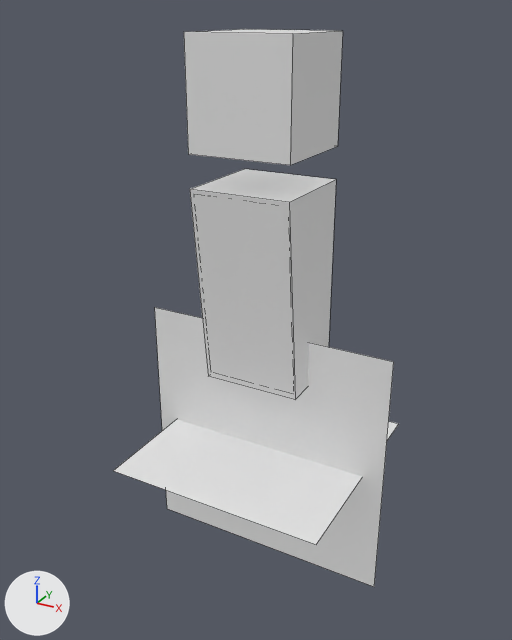
The Blender file media/npc/human-0.blend, before and after one commit.
One viewpoint serves both versions: a camera (50 mm lens) standing at (1.61, -3.02, 2.29) and looking at (-0.07, 0.04, 0.75). Arrows for +X, +Y and +Z are at lower left; the lights stay in place. Mesh edges are drawn as thin lines.

The older version as bpy lines, for what is in view:
```python
me_cube_003 = bpy.data.meshes.new('Cube.003')
me_cube_003.from_pydata(...)  # 44 vertices, 27 faces; spans x -0.71..0.71, y -0.6..0.6, z -0.71..2.19
me_cube_003.materials.append(mat_human_0_material)  # its picture is missing
ob_human_0_mesh = bpy.data.objects.new('human-0-mesh', me_cube_003)
ob_human_0_mesh.location = (0.0, 0.0, 0.0)
ob_human_0_mesh.visible_shadow = False
```
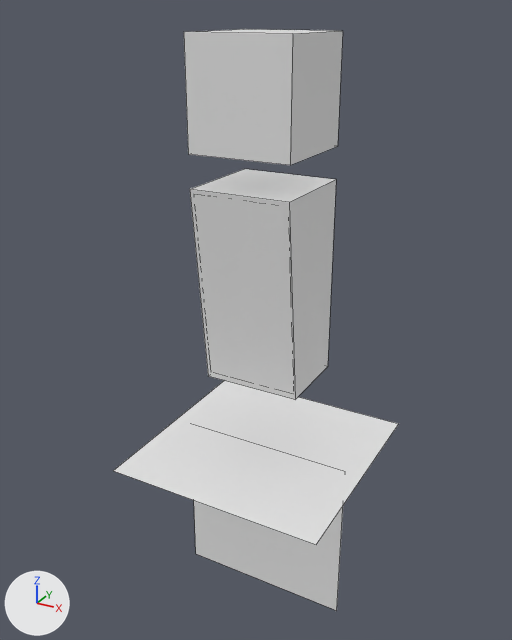
Changed parts and their boxes [x1, y1, x2, y2] in the pictures (512 x 640 px; the box of a moved part takes in the faces that stretch with it):
'human-0-mesh', reshaped: before [113, 29, 398, 587]; after [113, 29, 398, 611]
part 1 of me_cube_003, moved or reshaped: before [155, 307, 394, 587]; after [194, 500, 343, 611]

The edits, one by one:
me_cube_003 has 44 vertices, 27 faces and spans x -0.71..0.71, y -0.6..0.6, z -0.71..2.19.
me_cube_003 is used by ob_human_0_mesh; location (0.0, 0.0, 0.0).
Part 1, on me_cube_003:
Vertex 40 of me_cube_003 moves from (-0.71, 0.0, -0.71) at pixel (167, 508) to (-0.5, 0.0, -1.0) at pixel (195, 553).
Vertex 41 of me_cube_003 moves from (0.71, 0.0, -0.71) at pixel (374, 586) to (0.5, 0.0, -1.0) at pixel (336, 610).
Vertex 42 of me_cube_003 moves from (-0.71, 0.0, 0.71) at pixel (154, 307) to (-0.5, 0.0, 0.0) at pixel (190, 423).
Vertex 43 of me_cube_003 moves from (0.71, 0.0, 0.71) at pixel (393, 361) to (0.5, 0.0, 0.0) at pixel (345, 471).
